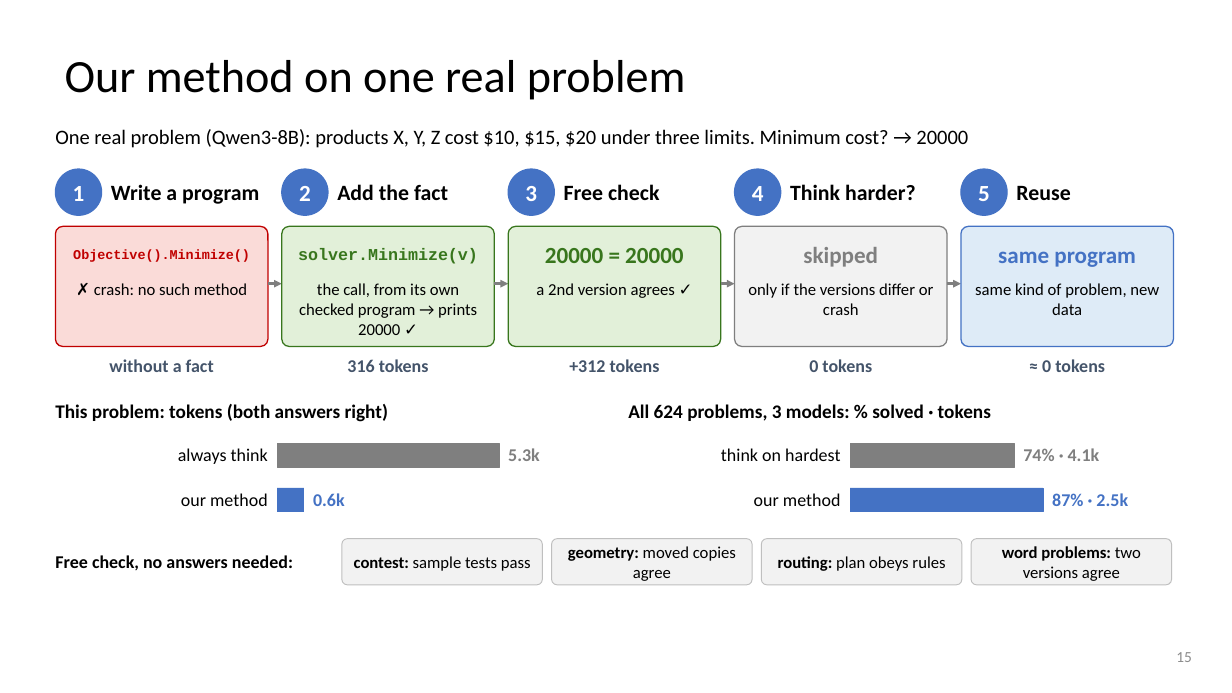
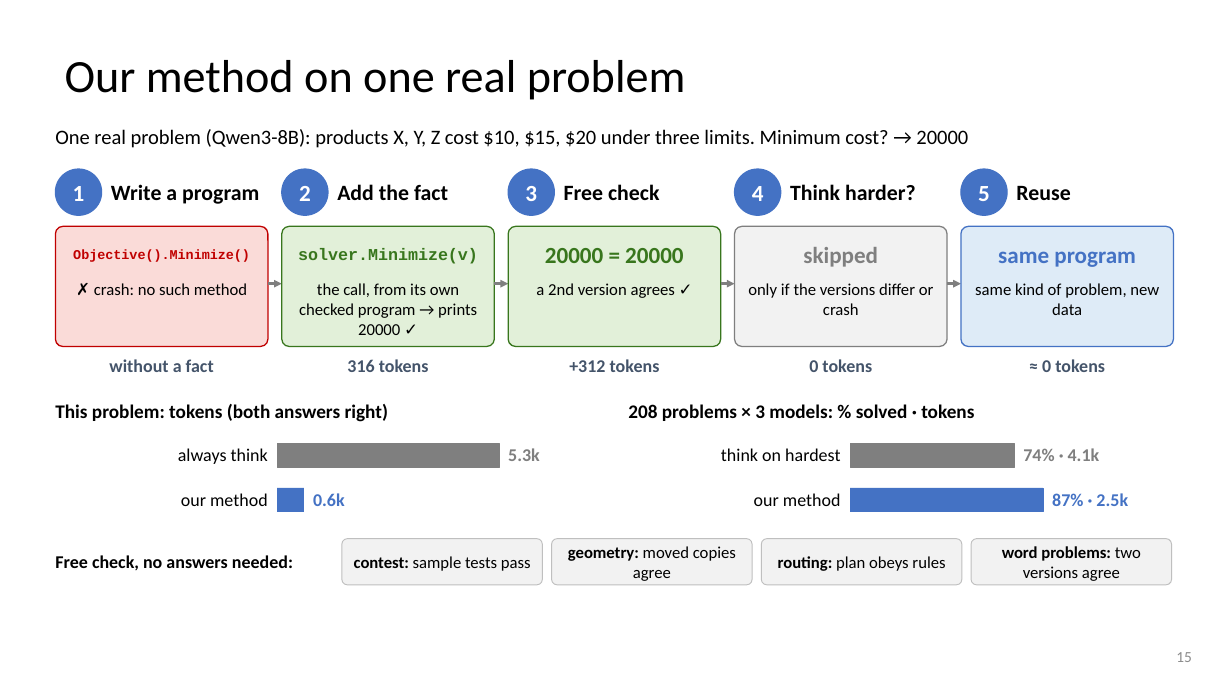
Before and after one commit to dlwns147/CSED490E_Project_Team5, a slide deck: slide 15 of PROPOSAL_slides_full.pptx. Drawn at 1232x693 pixels with LibreOffice and Linux fonts; fonts in the diff are those of the drawing. Boxes give left, top, right and bottom in pixels: in the first picture for what was removed or moved away, otherwise in the second. Text is boxed around its words. In the diff, an @@ line names an element or a change of style, - is before the commit and + after.

```diff
--- a/PROPOSAL_slides_full.pptx
+++ b/PROPOSAL_slides_full.pptx
@@ text at [628, 404, 974, 421]: text changed @@
-All 624 problems, 3 models: % solved · tokens
+208 problems × 3 models: % solved · tokens
```
Also in this commit, not shown: 2 other slides changed, 10 other files.
